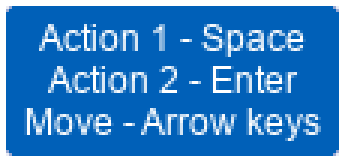
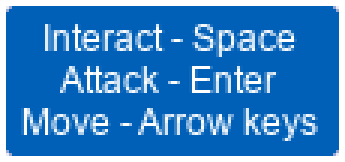
Revision of a layered w=345, h=162 image; what changed, layer by layer:
renamed "Action 1 - Space ..." to "Interact - Space ...", painted on it over [left=21, top=21, right=321, bottom=141]
